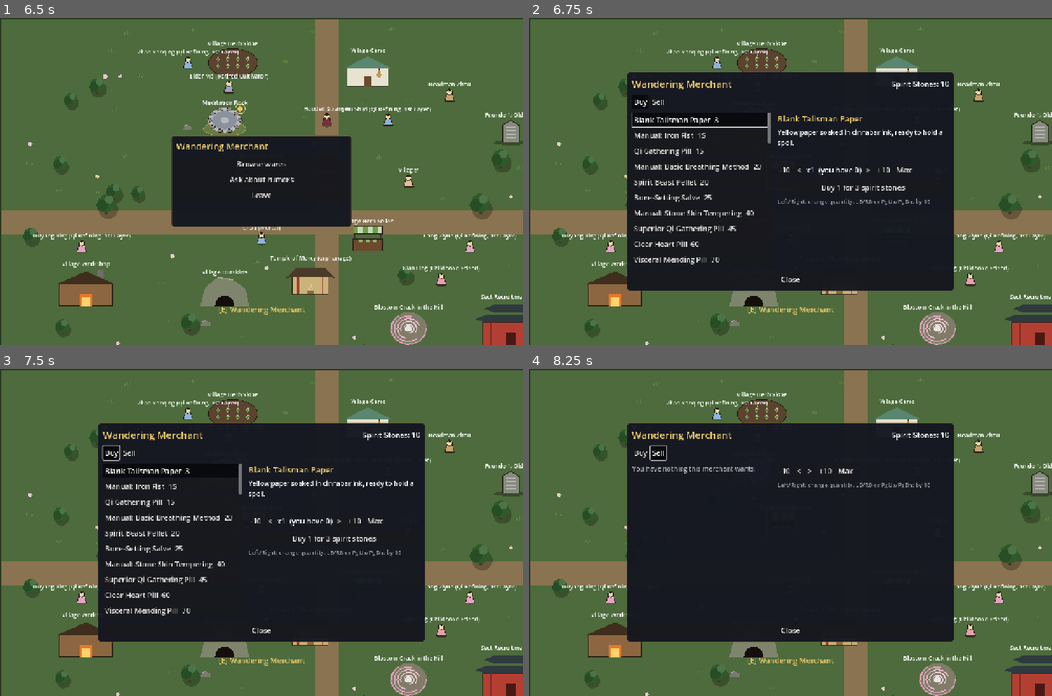
Above: before the commit, frames 1-4 (two rows, left to right).
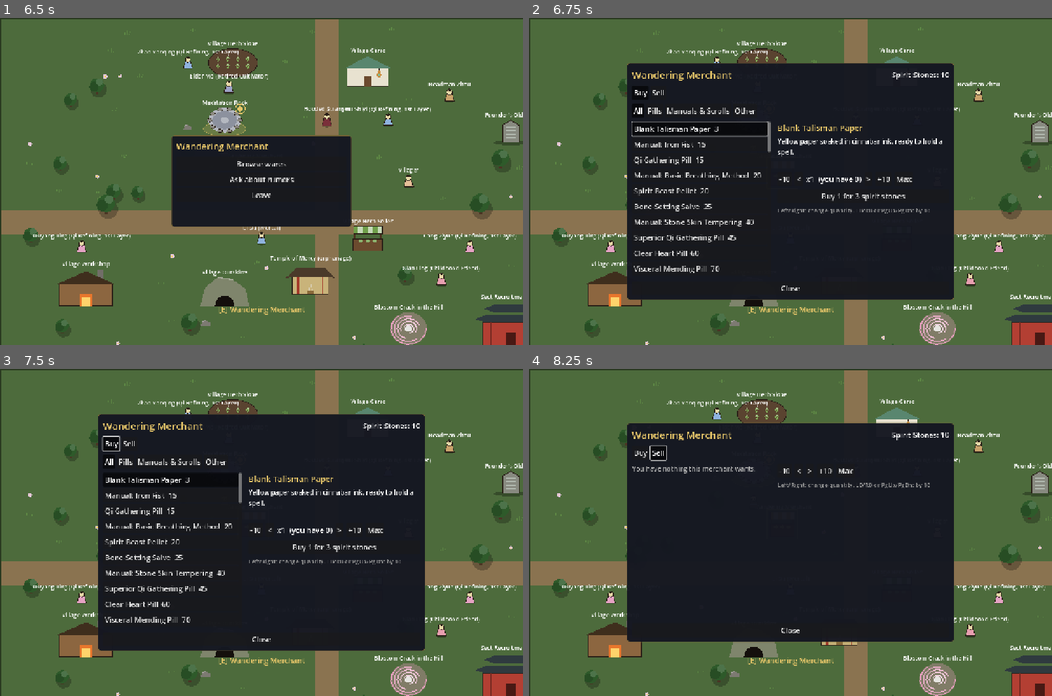
Above: after the commit, the same moments.

Repository: samridghimire/cultivation-game
Game: Godot game, scene res://src/world/world.tscn
Two runs of this game, one before a commit and one after it. Both use one fixed random seed, a clock stepped at 60 frames per second and the inputs below. This scene is started directly instead of the project's main scene.
Inputs (mouse positions are in pixels of both pictures, inside the frame that each line leads up to):
- Up to frame 1 (6.5 s): click "Reach for it." at 0.5 s; click "Protect those who cannot prot…" at 1.25 s; click "What are you?" at 2 s; click "Why me?" at 2.75 s; click "What are you?" at 3.5 s; click "..." at 4.25 s; click "Set out." at 5 s; tap Enter at 5.75 s; move the mouse to (376, 165) at 5.77 s; hold D (move_right) from 5.78 s (still down); hold E (interact) from 5.78 s (still down); click (376, 165) at 5.92 s
- Up to frame 2 (6.75 s): release D (move_right) at 6.5 s; release E (interact) at 6.5 s; click "Browse wares" at 6.5 s
- Up to frame 3 (7.5 s): click "Buy" at 7.25 s
- Up to frame 4 (8.25 s): click "Sell" at 8 s

Frame 1 is identical in both runs. In frame 2, 9.2% of the frame differs, in the area x 18-82%, y 13-87%; in frame 3, 9.0%; in frame 4, nothing differs.

Commit message:
[WU-039] Shop category tabs
Co-Authored-By: Claude Sonnet 5.5 <noreply@anthropic.com>
Claude-Session: https://claude.ai/code/session_01CVkF4ZPs1KoU2axGqD2GmR

Diff:
--- a/src/ui/shop_screen.gd
+++ b/src/ui/shop_screen.gd
@@ -29,6 +29,9 @@
 var _faction := ""
 var _selling := false
 var _selected := ""
+var _cat_row: HBoxContainer
+## Selected category tab ("All" = everything); reset when switching Buy/Sell.
+var _category := "All"
 const MAX_STEP := 1000000  ## a step too big to be anything but "Max"
 
 var _quantity := 1
@@ -59,6 +62,10 @@
 	_sell_tab.name = "SellTab"
 	_sell_tab.toggle_mode = true
 	tabs.add_child(_sell_tab)
+
+	_cat_row = HBoxContainer.new()
+	_cat_row.add_theme_constant_override("separation", 4)
+	box.add_child(_cat_row)
 
 	var columns := HBoxContainer.new()
 	columns.add_theme_constant_override("separation", 16)
@@ -133,6 +140,7 @@
 	_buy_tags = buy_tags
 	_faction = faction
 	_selling = false
+	_category = "All"
 	_selected = ""
 	_quantity = 1
 	_rebuild()
@@ -152,6 +160,34 @@
 	if _selling:
 		return Items.buyback_ids(GameState.player, GameState.data, _stock_tags, _buy_tags)
 	return Items.shop_stock(GameState.data, _max_price, _stock_tags)
+
+
+## Item ids on the current Buy/Sell tab that fall in the selected category.
+func visible_ids() -> Array:
+	return filter_by_category(GameState.data, item_ids(), _category)
+
+
+## Categories (Items.CATEGORIES order, "All" first) that have a row in `ids`.
+static func categories_in(data: GameData, ids: Array) -> Array[String]:
+	var found: Array[String] = ["All"]
+	for cat in Items.CATEGORIES:
+		if cat != "All" and not filter_by_category(data, ids, cat).is_empty():
+			found.append(cat)
+	return found
+
+
+static func filter_by_category(data: GameData, ids: Array, category: String) -> Array:
+	if category == "All":
+		return ids
+	return ids.filter(func(id): return Items.category(data.items.get(id, {})) == category)
+
+
+func _set_category(cat: String) -> void:
+	_category = cat
+	_selected = ""
+	_quantity = 1
+	_rebuild()
+	_focus_selected.call_deferred()
 
 
 ## " (Honored price)" when `faction`'s reputation changes `c`'s prices, else "".
@@ -188,6 +224,7 @@
 
 func _set_tab(selling: bool) -> void:
 	_selling = selling
+	_category = "All"
 	_selected = ""
 	_quantity = 1
 	_rebuild()
@@ -206,12 +243,28 @@
 	for child in _list.get_children():
 		_list.remove_child(child)
 		child.queue_free()
-	var ids := item_ids()
+	var all_ids := item_ids()
+	var cats := categories_in(data, all_ids)
+	if not cats.has(_category):
+		_category = "All"
+	for child in _cat_row.get_children():
+		_cat_row.remove_child(child)
+		child.queue_free()
+	_cat_row.visible = cats.size() > 2
+	for cat in cats:
+		var tb := UIStyle.button(cat, _set_category.bind(cat))
+		tb.name = "Cat" + cat.replace(" ", "").replace("&", "")
+		tb.toggle_mode = true
+		tb.set_pressed_no_signal(cat == _category)
+		_cat_row.add_child(tb)
+	var ids := filter_by_category(data, all_ids, _category)
 	if not ids.has(_selected):
 		_selected = ids[0] if not ids.is_empty() else ""
 		_quantity = 1
 	if ids.is_empty():
-		var empty := "You have nothing this merchant wants." if _selling else "Nothing for sale."
+		var empty := "Nothing here."
+		if _category == "All":
+			empty = "You have nothing this merchant wants." if _selling else "Nothing for sale."
 		_list.add_child(UIStyle.label(empty, 16, Color(0.7, 0.7, 0.7)))
 	for item_id in ids:
 		var price := unit_price(p, data, item_id, _selling, _faction, GameState.market_multiplier())
--- a/tests/unit/test_shop_screen.gd
+++ b/tests/unit/test_shop_screen.gd
@@ -147,3 +147,30 @@
 	screen.close()
 	screen.free()
 	gs.end_session()
+
+
+func test_category_tabs_filter_and_reset() -> void:
+	var root := (Engine.get_main_loop() as SceneTree).root
+	var gs := root.get_node("GameState")
+	var c := new_character()
+	c.inventory = {"spirit_stone": 100, "spirit_herb": 2, "qi_gathering_pill": 1}
+	gs.start_session(c)
+	var screen := ShopScreen.new()
+	root.add_child(screen)
+	screen.open("General Store", 0, [], "", ["herb", "pill"])
+	var cats := ShopScreen.categories_in(data(), screen.item_ids())
+	assert_eq(cats[0], "All")
+	assert_true(cats.has("Pills"))
+	screen._set_category("Pills")
+	assert_true(screen.visible_ids().size() > 0)
+	for id in screen.visible_ids():
+		assert_eq(Items.category(data().items[id]), "Pills")
+	screen._set_tab(true)
+	assert_eq(screen._category, "All", "switching Buy/Sell resets")
+	screen._set_category("Herbs & Ores")
+	assert_eq(screen.visible_ids(), ["spirit_herb"])
+	screen._set_tab(false)
+	assert_eq(screen._category, "All")
+	screen.close()
+	screen.free()
+	gs.end_session()
